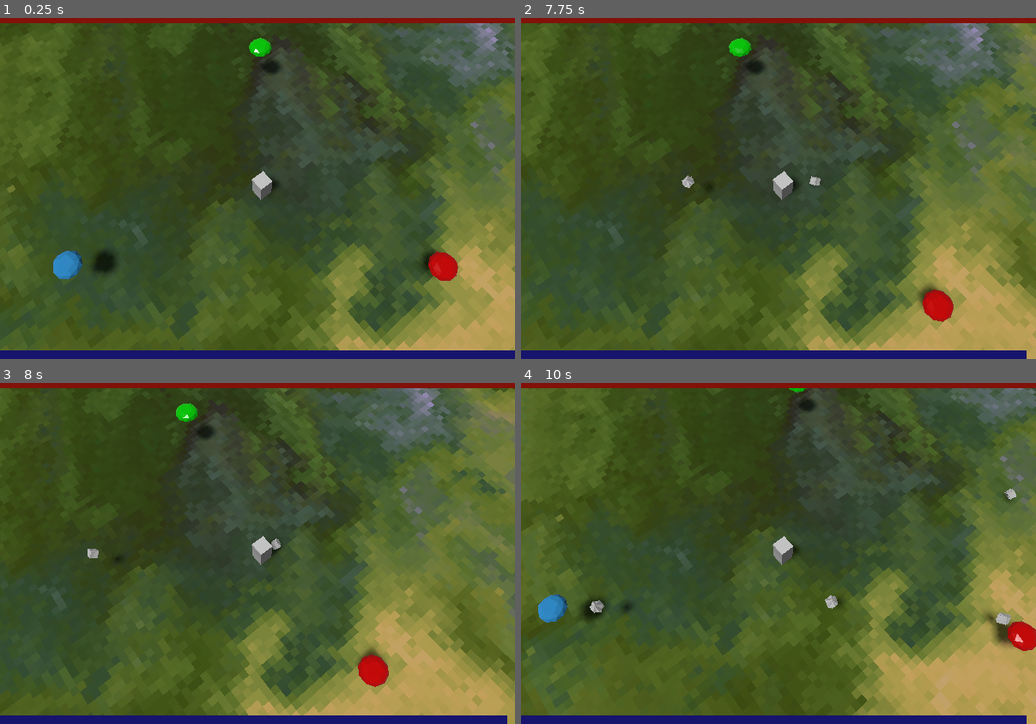
Above: before the commit, frames 1-4 (two rows, left to right).
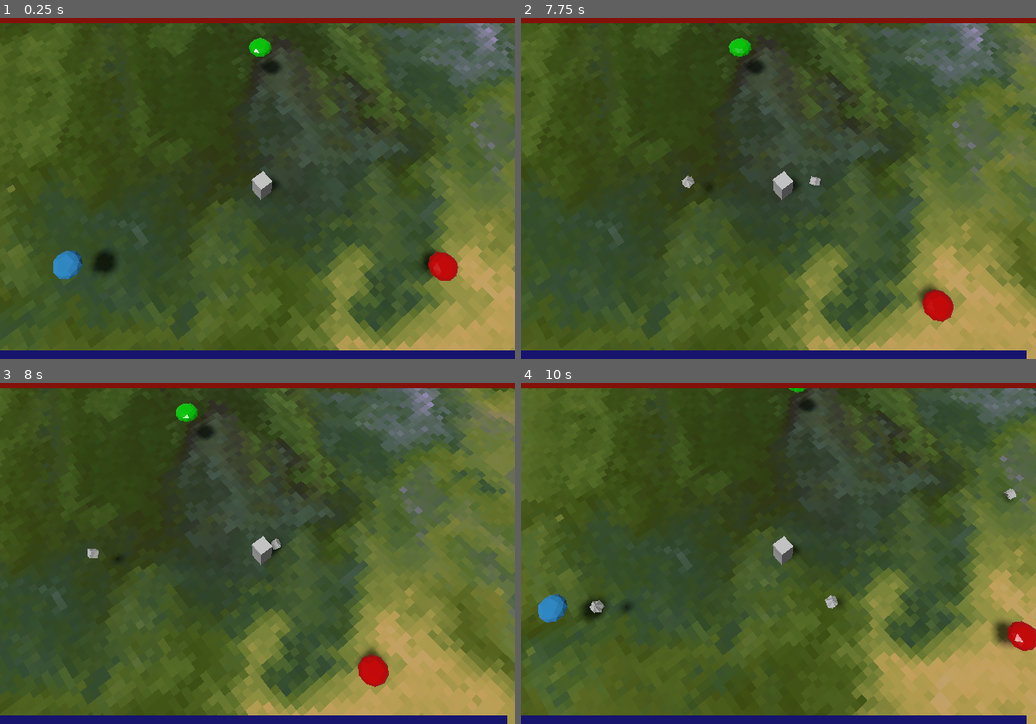
Above: after the commit, the same moments.

Repository: DominicSimone/particle-wizard
Game: Godot game, scene res://main.tscn
The game is run twice, just before and just after one commit, with the same random seed, the same clock (stepped at 60 frames per second) and the same inputs.
Inputs (mouse positions are in pixels of both pictures, inside the frame that each line leads up to):
- Up to frame 1 (0.25 s): no input
- Up to frame 2 (7.75 s): move the mouse to (891, 171) at 0.52 s; hold D (move_right) 0.53-1.28 s; click (891, 171) at 0.67 s; move the mouse to (675, 205) at 1.27 s; hold S (move_backward) 1.28-2.03 s; move the mouse to (830, 110) at 2.02 s; hold D (move_right) 2.03-2.78 s; move the mouse to (752, 256) at 2.77 s; hold W (move_forward) 2.78-3.53 s; click (752, 256) at 2.92 s; move the mouse to (933, 239) at 3.52 s; hold A (move_left) 3.53-5.03 s; tap R (reset) at 4.15 s; move the mouse to (624, 137) at 4.27 s; move the mouse to (804, 188) at 5.02 s; hold S (move_backward) 5.03-5.78 s; click (804, 188) at 5.17 s; move the mouse to (701, 99) at 5.77 s; hold D (move_right) 5.78-6.53 s; move the mouse to (891, 171) at 6.52 s; hold W (move_forward) 6.53-7.28 s; move the mouse to (675, 205) at 7.27 s; hold D (move_right) from 7.28 s (still down); click (675, 205) at 7.42 s
- Up to frame 3 (8 s): keep holding D (move_right)
- Up to frame 4 (10 s): move the mouse to (830, 475) at 8.02 s; release D (move_right) at 8.03 s; hold S (move_backward) 8.03-8.78 s; move the mouse to (752, 621) at 8.77 s; hold A (move_left) 8.78-9.53 s; move the mouse to (933, 604) at 9.52 s; hold W (move_forward) from 9.53 s (still down); click (933, 604) at 9.67 s

Frames 1-3 are identical in both runs. In frame 4, 0.1% of the frame differs, in the area x 89-96%, y 67-72%.

Commit message:
Game State singleton and a victory condition/screen (MVP)

Diff:
--- a/main.tscn
+++ b/main.tscn
@@ -166,6 +166,52 @@
 "_edit_use_anchors_": true
 }
 
+[node name="Victory" type="Control" parent="Control"]
+visible = false
+anchor_right = 1.0
+anchor_bottom = 1.0
+
+[node name="ColorRect" type="ColorRect" parent="Control/Victory"]
+anchor_right = 1.0
+anchor_bottom = 1.0
+color = Color( 0.513726, 0.501961, 0.447059, 0.509804 )
+
+[node name="RichTextLabel" type="RichTextLabel" parent="Control/Victory"]
+anchor_left = 0.316667
+anchor_top = 0.3175
+anchor_right = 0.695
+anchor_bottom = 0.4275
+bbcode_enabled = true
+bbcode_text = "[b][wave][rainbow freq=0.3][center]VICTORY[/center][/rainbow][/wave][/b]"
+tab_size = 0
+text = "VICTORY"
+fit_content_height = true
+scroll_active = false
+__meta__ = {
+"_edit_use_anchors_": true
+}
+
+[node name="Label" type="Label" parent="Control/Victory"]
+anchor_top = 0.6
+anchor_right = 1.0
+anchor_bottom = 0.67
+text = "00:00:00"
+align = 1
+__meta__ = {
+"_edit_use_anchors_": true
+}
+
+[node name="Button" type="Button" parent="Control/Victory"]
+anchor_left = 0.445
+anchor_top = 0.6925
+anchor_right = 0.566667
+anchor_bottom = 0.7425
+text = "Restart"
+flat = true
+__meta__ = {
+"_edit_use_anchors_": true
+}
+
 [node name="Ground" type="Sprite3D" parent="."]
 transform = Transform( 1, 0, 0, 0, -4.37114e-08, 1, 0, -1, -4.37114e-08, 0, 0, 0 )
 pixel_size = 0.5
@@ -235,6 +281,6 @@
 color = Color( 0.243137, 0.698039, 1, 1 )
 
 [connection signal="pressed" from="Control/Game Over/Button" to="Control" method="_on_Button_pressed"]
-[connection signal="toggled" from="Control/Game Over/Button" to="Control" method="_on_Button_toggled"]
+[connection signal="pressed" from="Control/Victory/Button" to="Control" method="_on_Button_pressed"]
 [connection signal="input_event" from="Ground/StaticBody" to="Player" method="_on_StaticBody_input_event"]
 [connection signal="hit" from="Player/ParticleCollider" to="Player" method="_on_ParticleCollider_hit"]
--- a/project.godot
+++ b/project.godot
@@ -154,6 +154,7 @@
 
 Window="*res://scripts/Window.gd"
 EntityManager="*res://scripts/EntityManager.gd"
+GameState="*res://scripts/GameState.gd"
 
 [display]
 
--- a/scripts/Enemy.gd
+++ b/scripts/Enemy.gd
@@ -35,6 +35,7 @@
 		change_state(EEvent.Types.ON_HIT, 1)
 		body.queue_free()
 		if health <= 0:
+			GameState.enemy_death()
 			call_deferred("queue_free")
 
 func _on_shield_toggle(status: bool) -> void:
@@ -51,8 +52,8 @@
 # Used in state machine calls
 func add_shield():
 	var shield = shield_scene.instance()
-
 	add_child(shield)
 
 func set_active():
+	GameState.enemy_active()
 	active = true
--- /dev/null
+++ b/scripts/GameState.gd
@@ -0,0 +1,54 @@
+extends Node
+
+signal game_over
+signal victory(time)
+
+enum State {
+	READY,
+	ONGOING,
+	VICTORY,
+	GAME_OVER
+}
+
+var game_start_unix: int
+
+var enemies_killed: int
+var player_alive: bool
+var game_state: int
+
+func _ready() -> void:
+	reset()
+
+func enemy_death():
+	enemies_killed += 1
+	sm()
+
+func enemy_active():
+	if game_state == State.READY:
+		game_start_unix = Time.get_unix_time_from_system()
+		game_state = State.ONGOING
+
+func player_death():
+	player_alive = false
+	sm()
+
+func sm():
+	match game_state:
+		State.ONGOING:
+			if enemies_killed >= 3:
+				game_state = State.VICTORY
+				sm()
+			if not player_alive:
+				game_state = State.GAME_OVER
+				sm()
+		State.VICTORY:
+			var total_time = Time.get_unix_time_from_system() - game_start_unix
+			emit_signal("victory", Time.get_time_string_from_unix_time(total_time))
+		State.GAME_OVER:
+			emit_signal("game_over")
+
+func reset():
+	game_state = State.READY
+	enemies_killed = 0
+	player_alive = true
+	game_start_unix = 0
--- a/scripts/MainUI.gd
+++ b/scripts/MainUI.gd
@@ -4,6 +4,12 @@
 onready var health_bar: ProgressBar = get_node("Health")
 onready var mana_bar: ProgressBar = get_node("Mana")
 onready var game_over_screen: Control = get_node("Game Over")
+onready var victory_screen: Control = get_node("Victory")
+onready var victory_timer: Label = get_node("Victory/Label")
+
+func _ready() -> void:
+	GameState.connect("game_over", self, "game_over")
+	GameState.connect("victory", self, "victory")
 
 func set_mana(v: float):
 	mana_bar.value = v
@@ -18,11 +24,17 @@
 func game_over():
 	game_over_screen.visible = true
 
+func victory(time_taken):
+	victory_timer.text = time_taken
+	victory_screen.visible = true
+
 func _on_Button_pressed() -> void:
 	EntityManager.reset()
+	GameState.reset()
 	get_tree().reload_current_scene()
 
 func _input(event: InputEvent) -> void:
 	if event.is_action_pressed("reset"):
 		EntityManager.reset()
+		GameState.reset()
 		get_tree().reload_current_scene()
--- a/scripts/PlayerController.gd
+++ b/scripts/PlayerController.gd
@@ -10,7 +10,7 @@
 
 var grav_ball
 var grav_out: bool = false
-var grav_cost: float = 10
+var grav_cost: float = 1
 var shot_cost: float = 2
 
 var health: float = 100
@@ -22,9 +22,9 @@
 func _process(delta):
 	if health < 0:
 		if alive:
-			ui.game_over()
-			pass
+			GameState.player_death()
 		alive = false
+		set_process(false)
 		return
 	update_ui()
 	movement(delta)
--- a/scripts/state machine/StateMachineBuilder.gd
+++ b/scripts/state machine/StateMachineBuilder.gd
@@ -97,7 +97,7 @@
 static func debug_machine():
 	return build({
 		"start": [
-			[Talk.new(["Greetings, cowards."])],
+			[Talk.new(["Greetings, cowards."]), CallFunc.new("set_active")],
 			{
 				"shimmy": [Timed.new(1)]
 			}
